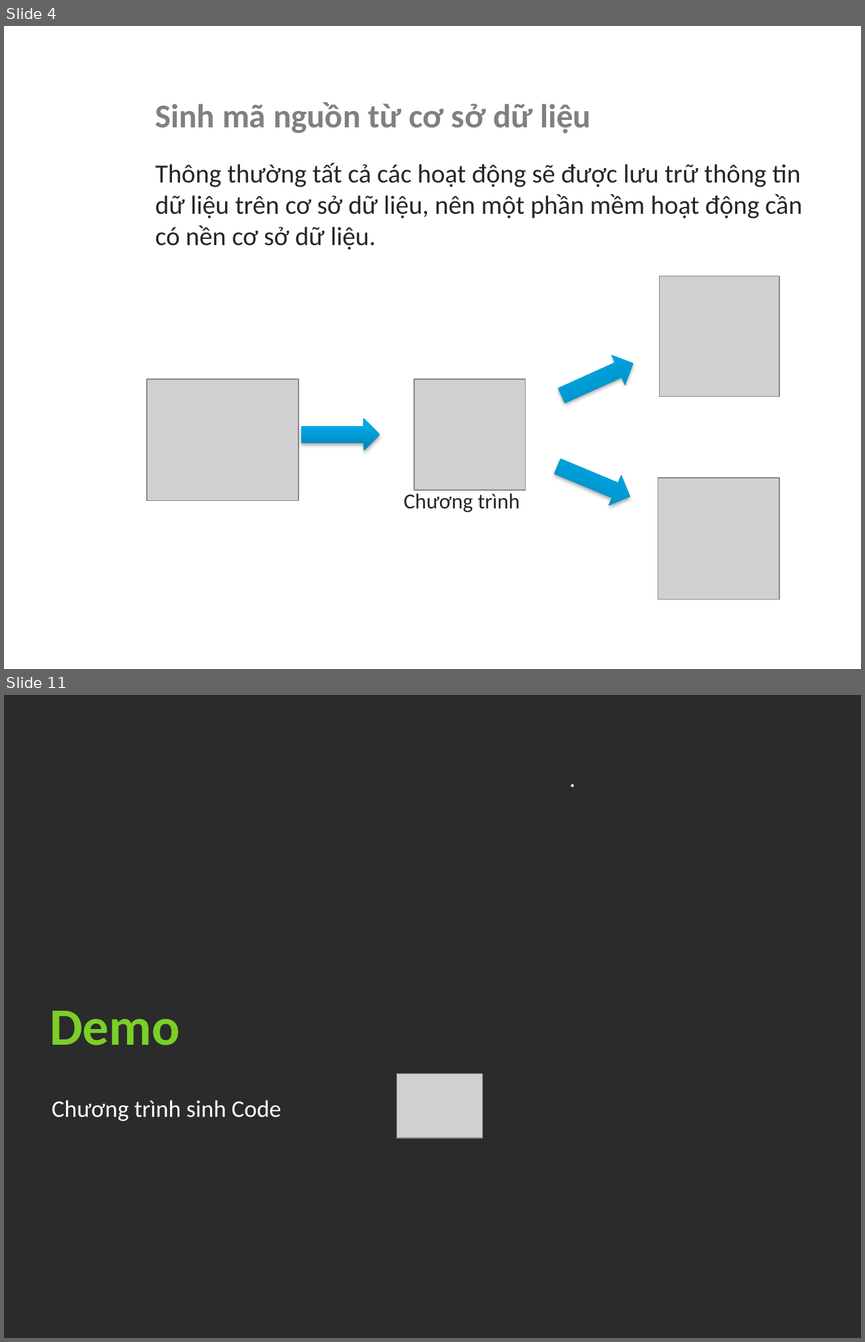
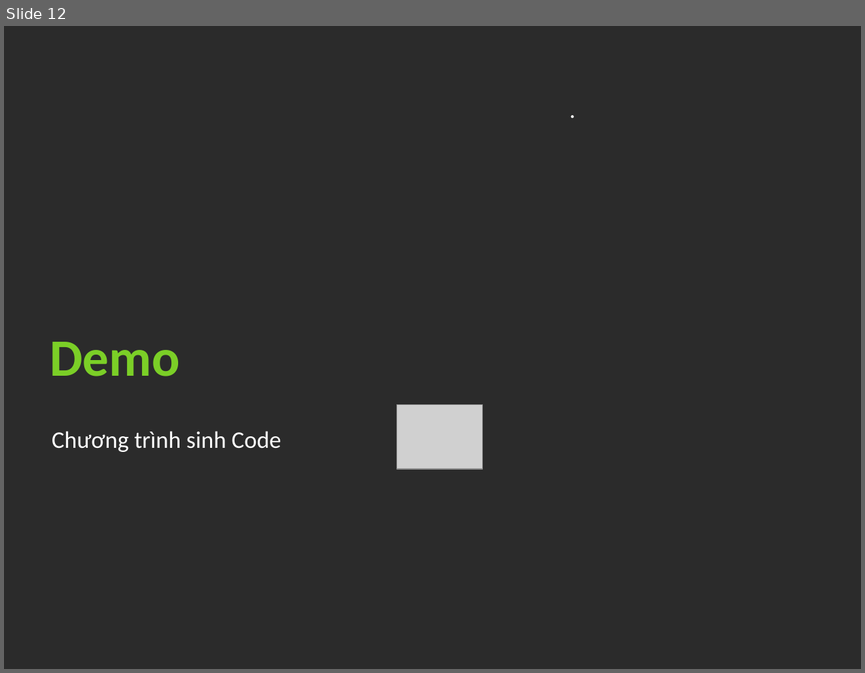
Before and after one commit to marcsommer/mvc-gen, a slide deck: Report/ThietKeMau.pptx. Shown one above the other, each under a label of ours: slides 4 and 11 before the commit, slide 12 after it; the slides between them are not shown. The pictures are 865x1342 and 865x673 pixels, drawn with LibreOffice and Linux fonts; fonts in the diff are those of the drawing; grey boxes stand for pictures; background and template pictures are left out; a plain dark background stands for a picture behind light text. Boxes give left, top, right and bottom in pixels: in the first picture for what was removed or moved away, otherwise in the second. Text is boxed around its words. In the diff, an @@ line names an element or a change of style, - is before the commit and + after.

```diff
--- a/Report/ThietKeMau.pptx
+++ b/Report/ThietKeMau.pptx
@@ slide 4 removed at bbox=[4, 26, 861, 669], background picture (left out) @@
@@ text removed at bbox=[11, 48, 109, 562] @@
-Giới thiệu
@@ text removed at bbox=[155, 102, 802, 250] @@
-Sinh mã nguồn từ cơ sở dữ liệu
-Thông thường tất cả các hoạt động sẽ được lưu trữ thông tin dữ liệu trên cơ sở dữ liệu, nên một phần mềm hoạt động cần có nền cơ sở dữ liệu.
@@ group removed at bbox=[147, 276, 779, 599]: 4 pictures, 3 right arrows @@
@@ text removed at bbox=[404, 493, 520, 512] @@
-Chương trình
@@ what was slide 11 is now slide 12 @@
```
Also in this commit, not shown: 3 slides changed, 9 slides added, 7 other slides removed.
